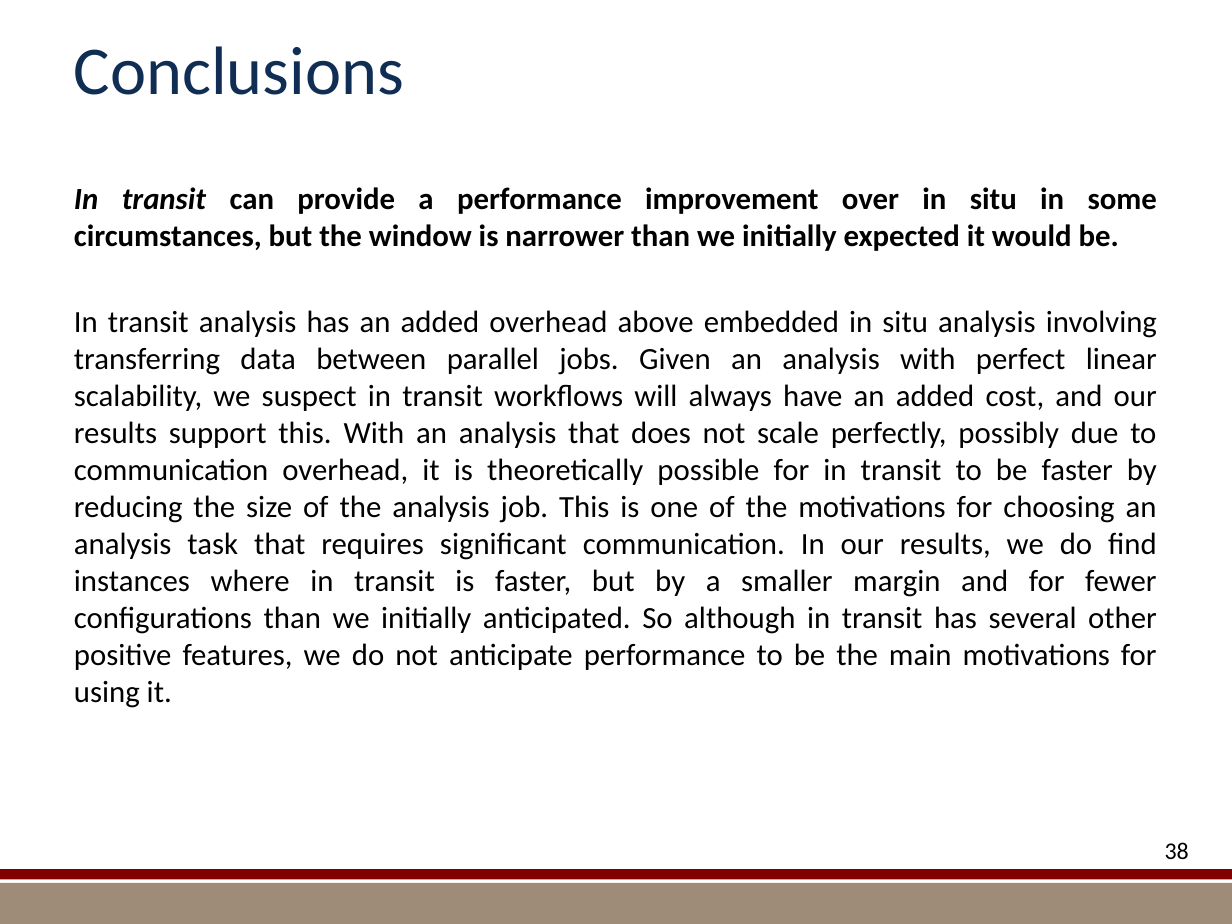
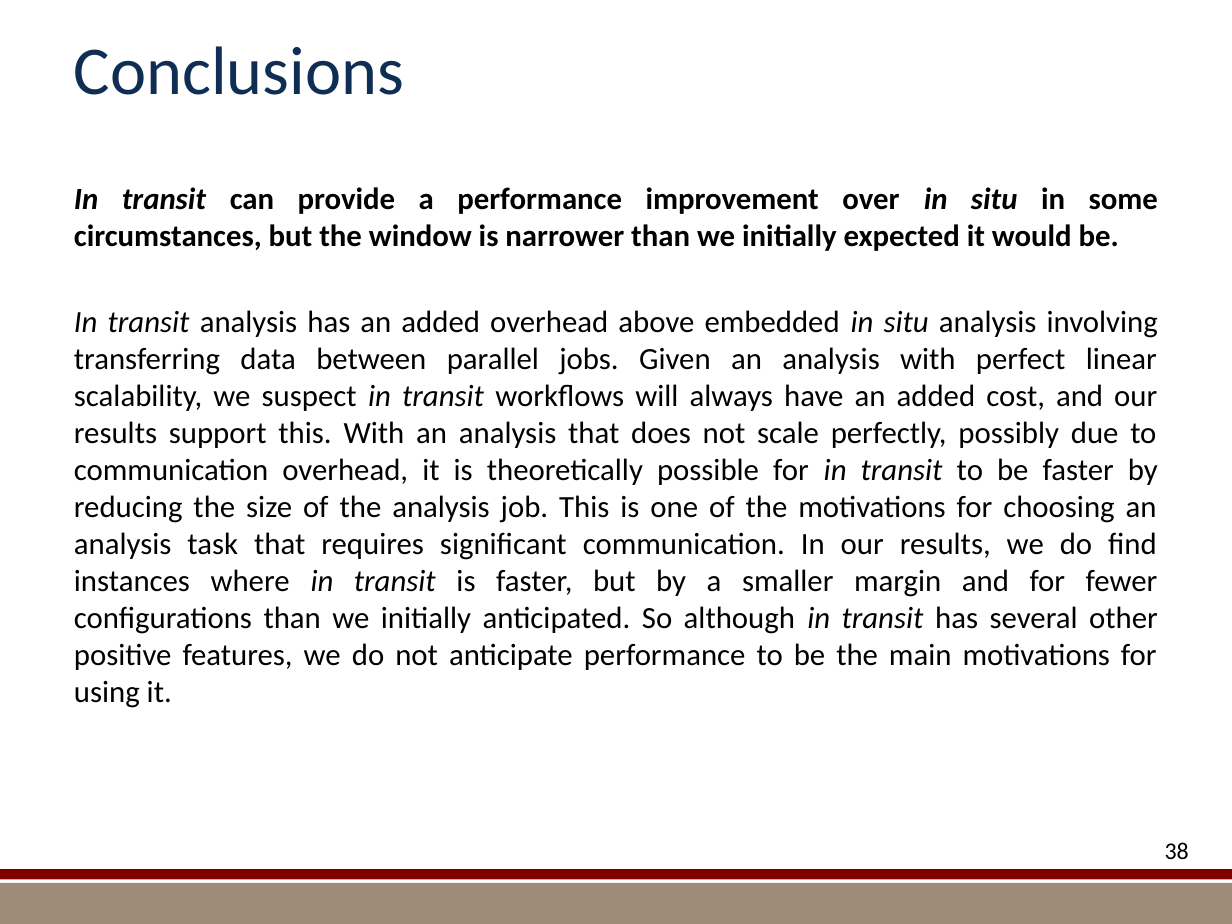
Before and after one commit to kmorel-papers/MilestoneFY13, a slide deck: slide 38 of Summary/SummarySlides.pptx. Drawn at 1232x924 pixels with LibreOffice and Linux fonts; fonts in the diff are those of the drawing; background and template pictures are left out. Boxes give left, top, right and bottom in pixels: in the first picture for what was removed or moved away, otherwise in the second. Text is boxed around its words. In the diff, an @@ line names an element or a change of style, - is before the commit and + after.

Commit message:
Make use of in situ and in transit words consistent.
In all cases they are not hyphenated and italicized.

```diff
--- a/Summary/SummarySlides.pptx
+++ b/Summary/SummarySlides.pptx
@@ text "In transit can provide a ..." at (x1=74, y1=187, x2=1158, y2=708): italic on in "in situ", "In transit in situ in transit in ..." @@
```
Also in this commit, not shown: 12 other slides changed.
